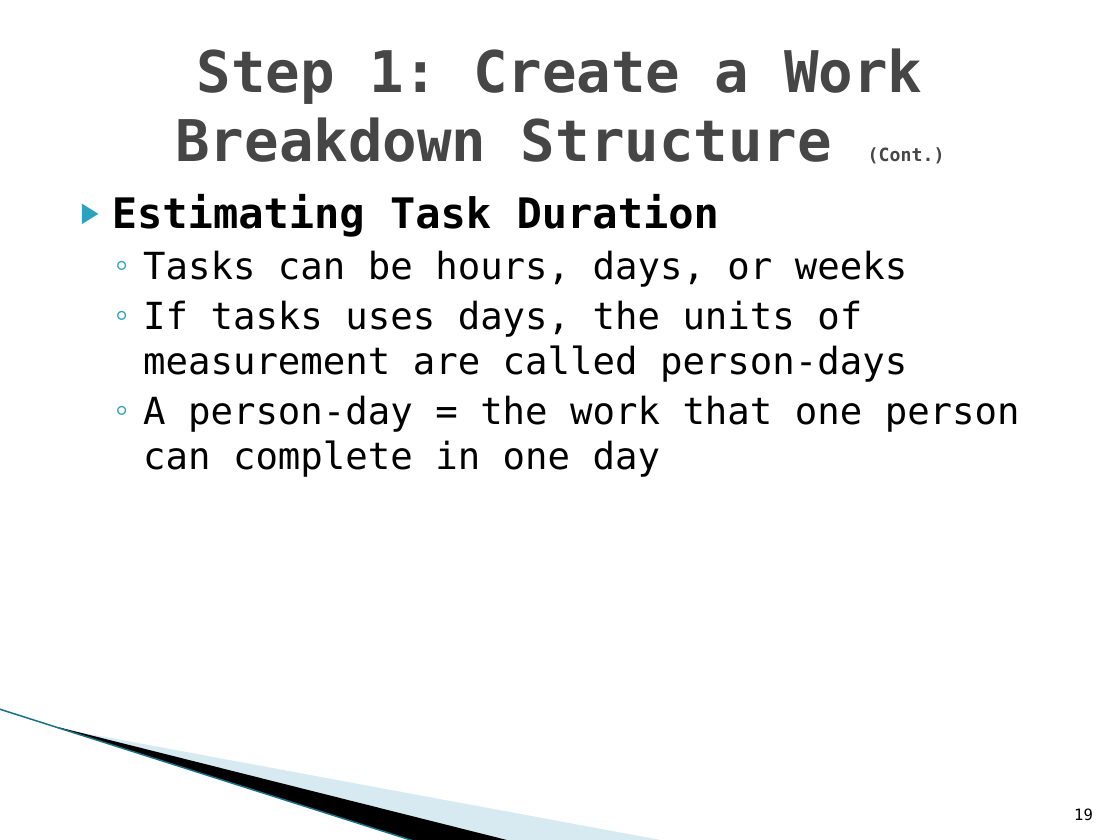
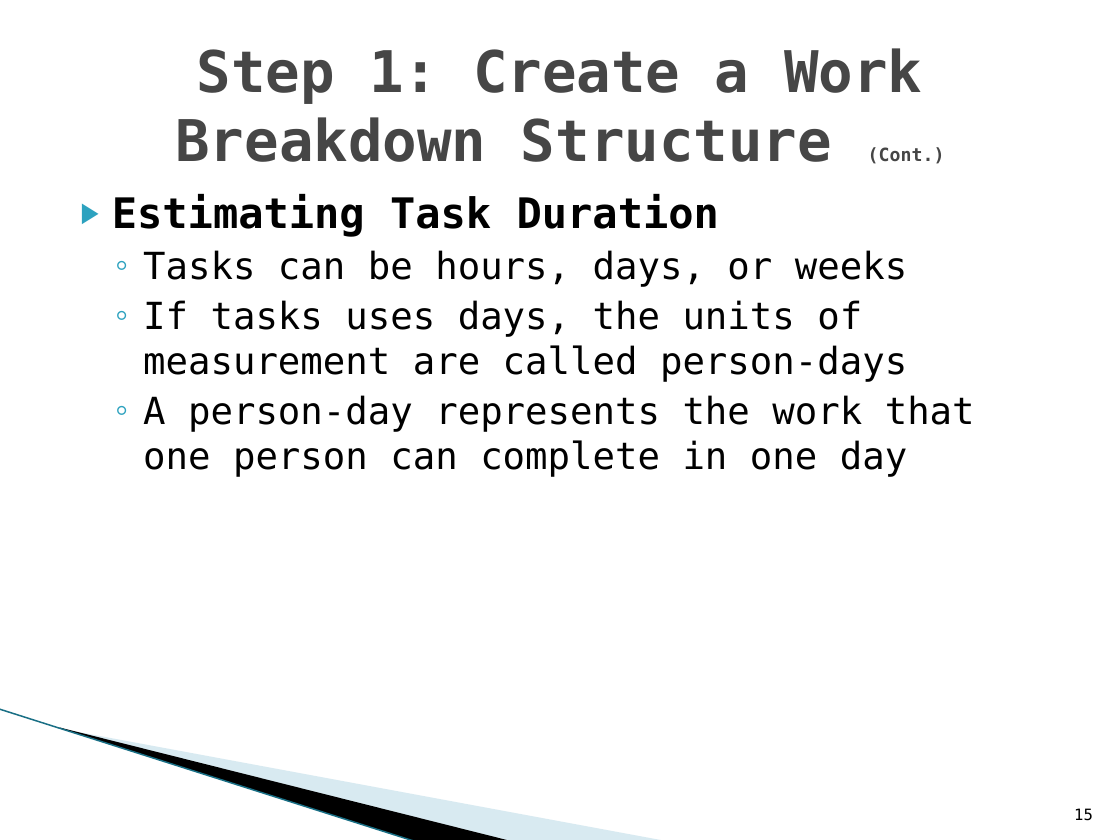
Before and after one commit to HarrisonSuffka/ITSE-1450, a slide deck: slide 15 of Power Points/Chapter 3.pptx (slide 19 before the commit). Drawn at 1120x840 pixels with LibreOffice and Linux fonts; fonts in the diff are those of the drawing; background and template pictures are left out. Boxes give left, top, right and bottom in pixels: in the first picture for what was removed or moved away, otherwise in the second. Text is boxed around its words. In the diff, an @@ line names an element or a change of style, - is before the commit and + after.

```diff
--- a/Power Points/Chapter 3.pptx
+++ b/Power Points/Chapter 3.pptx
@@ text at [143,395,975,476]: text changed @@
-  ◦ A person-day = the work that one person can complete in one day
+  ◦ A person-day represents the work that one person can complete in one day
@@ page number at [1074,808,1093,821]: text changed @@
-19
+15
```
Also in this commit, not shown: 5 slides removed, 7 other files.
